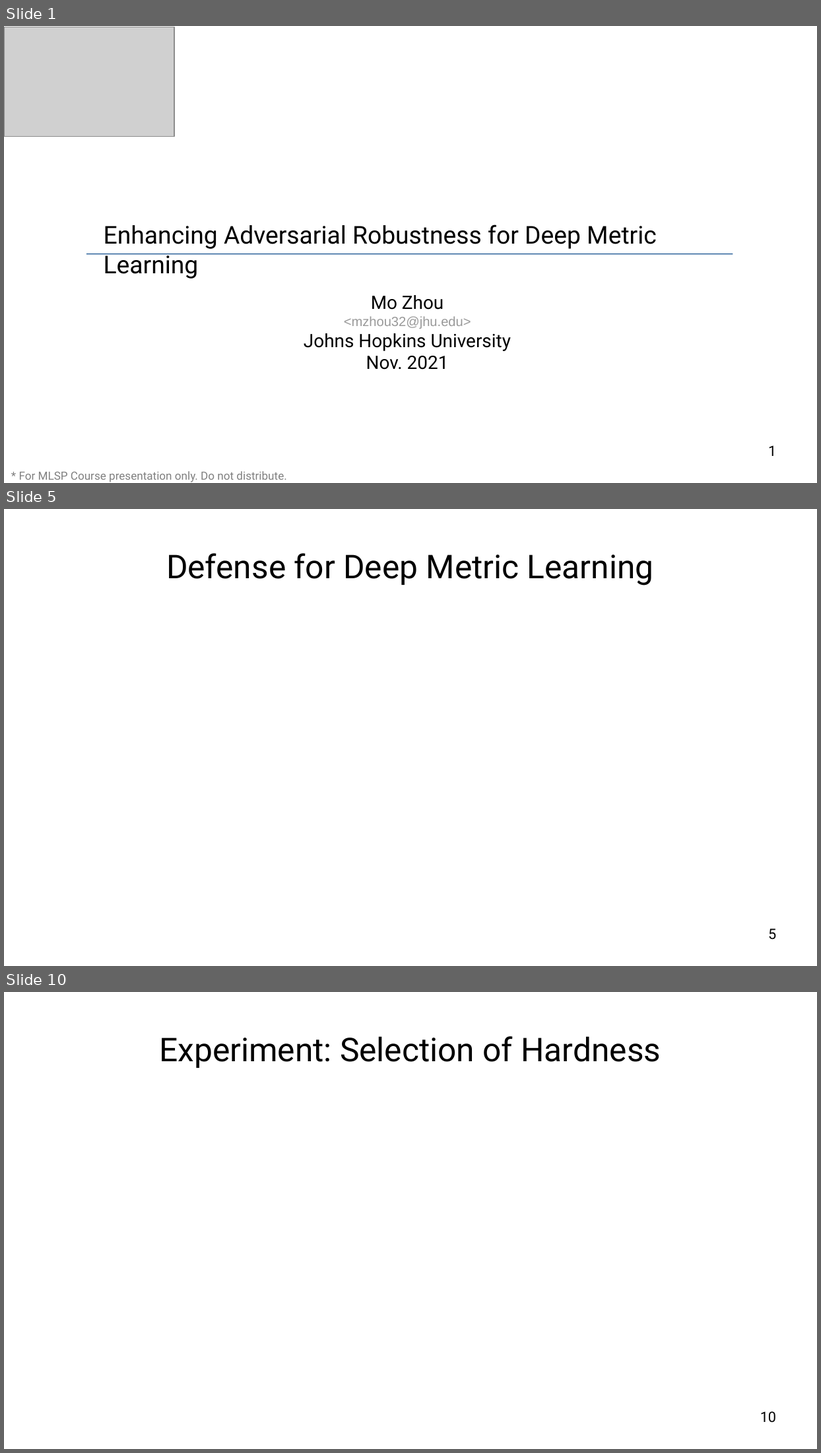
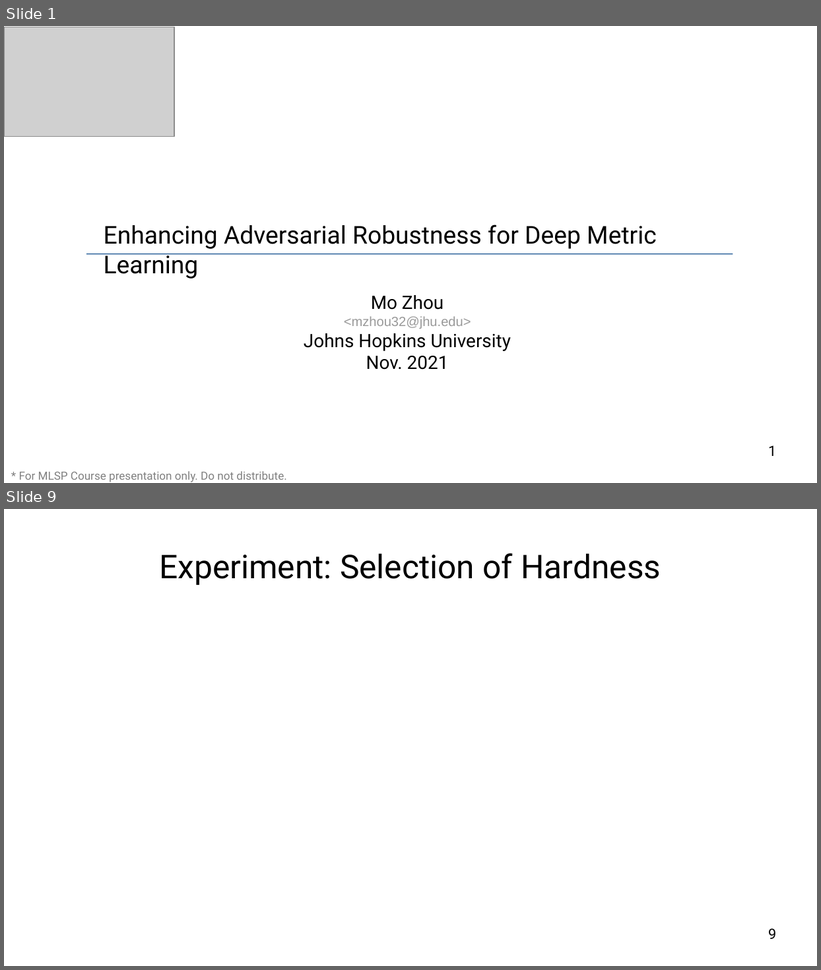
Before and after one commit to cdluminate/robdml, a slide deck: slides/slides.odp. Shown one above the other, each under a label of ours: slides 1, 5 and 10 before the commit, slides 1 and 9 after it; the slides between them are not shown. The pictures are 821x1453 and 821x970 pixels, drawn with LibreOffice and Linux fonts; fonts in the diff are those of the drawing; grey boxes stand for pictures. Boxes give left, top, right and bottom in pixels: in the first picture for what was removed or moved away, otherwise in the second. Text is boxed around its words. In the diff, an @@ line names an element or a change of style, - is before the commit and + after.

```diff
--- a/slides/slides.odp
+++ b/slides/slides.odp
@@ slide 5 removed at <box>4,509,817,966</box>, background #FFFFFF @@
@@ title removed at <box>166,553,654,586</box> @@
-Defense for Deep Metric Learning
@@ page number removed at <box>768,929,776,940</box> @@
-5
@@ what was slide 10 is now slide 9 @@
@@ page number at <box>768,929,776,939</box>: text changed @@
-10
+9
```
Also in this commit, not shown: 7 slides added, 7 other slides removed.
